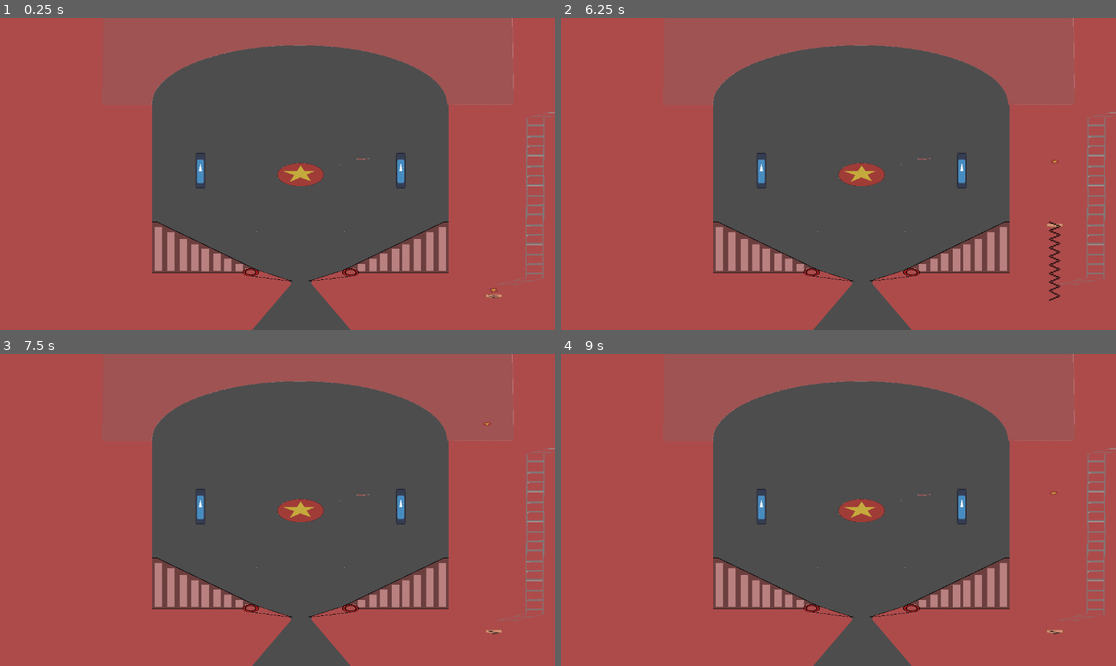
Above: before the commit, frames 1-4 (two rows, left to right).
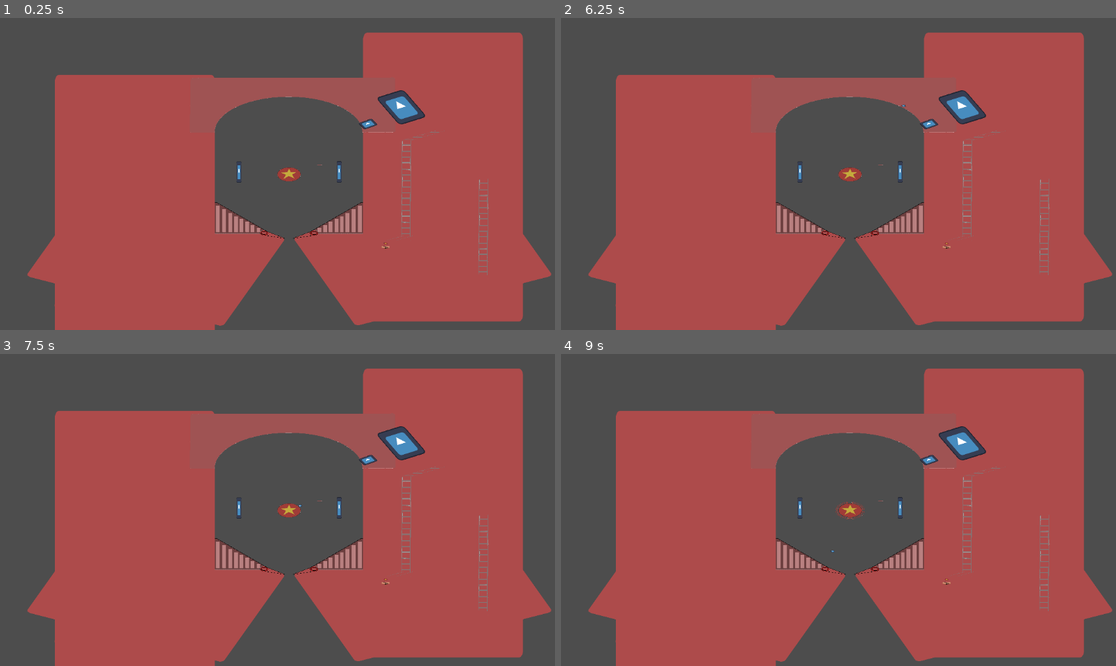
Above: after the commit, the same moments.

Repository: Chickenhatter/pinball
Game: Godot game, scene res://scenes/pinball.tscn
The game is run twice, just before and just after one commit, with the same random seed, the same clock (stepped at 60 frames per second) and the same inputs. The project has no main scene, so this scene is started directly. The engine's default icon, where the game draws it, is replaced by a stand-in: a white triangle on a blue panel in a dark square.
Inputs:
- Up to frame 1 (0.25 s): no input
- Up to frame 2 (6.25 s): tap Enter at 0.5, 2, 3.5 s; tap Space at 1.25, 2.75, 4.25 s
- Up to frame 3 (7.5 s): no input
- Up to frame 4 (9 s): no input

The runs differ from the first frame. In frame 1, 50% of the frame differs, in the area x 0-100%, y 0-100%; in frame 2, 50%; in frame 3, 50%; in frame 4, 50%.

Commit message:
Working on collision and making loop, seems done

Diff:
--- a/code/ball.gd
+++ b/code/ball.gd
@@ -76,6 +76,14 @@
 				velocity *= 4
 				$"../../bouncer/AnimatedSprite2D".play('default')
 	if Global.marble_go == true:
+		$".".set_collision_layer_value(1, true)
+		$".".set_collision_layer_value(2, true)
+		$".".set_collision_layer_value(3, true)
+		$".".set_collision_layer_value(4, true)
+		$".".set_collision_layer_value(5, true)
+		$".".set_collision_layer_value(6, true)
+		$".".set_collision_layer_value(7, true)
+		$".".set_collision_layer_value(8, true)
 		velocity.y = -60000 * delta
 		move_and_slide()
 		var collision: KinematicCollision2D = move_and_collide(velocity * delta)
@@ -125,6 +133,16 @@
 func _on_endswap_body_entered(body: Node2D) -> void:
 	if body.name == "Ballone":
 		restart()
+		$".".set_collision_layer_value(1, false)
+		$".".set_collision_layer_value(2, false)
+		$".".set_collision_layer_value(3, false)
+		$".".set_collision_layer_value(4, false)
+		$".".set_collision_layer_value(5, false)
+		$".".set_collision_layer_value(6, false)
+		$".".set_collision_layer_value(7, false)
+		$".".set_collision_layer_value(8, false)
+		$".".set_collision_layer_value(9, false)
+		$".".set_collision_mask_value(9, false)
 		game = false
 
 
--- a/code/balltwo.gd
+++ b/code/balltwo.gd
@@ -71,6 +71,14 @@
 				velocity *= 4
 				$"../../bouncer/AnimatedSprite2D".play('default')
 	if Global.marble_count == true:
+		$".".set_collision_layer_value(1, true)
+		$".".set_collision_layer_value(2, true)
+		$".".set_collision_layer_value(3, true)
+		$".".set_collision_layer_value(4, true)
+		$".".set_collision_layer_value(5, true)
+		$".".set_collision_layer_value(6, true)
+		$".".set_collision_layer_value(7, true)
+		$".".set_collision_layer_value(8, true)
 		velocity.y = -60000 * delta
 		move_and_slide()
 		var collision: KinematicCollision2D = move_and_collide(velocity * delta)
@@ -120,6 +128,16 @@
 func _on_endswap_body_entered(body: Node2D) -> void:
 	if body.name == "Balltwo":
 		restart()
+		$".".set_collision_layer_value(1, false)
+		$".".set_collision_layer_value(2, false)
+		$".".set_collision_layer_value(3, false)
+		$".".set_collision_layer_value(4, false)
+		$".".set_collision_layer_value(5, false)
+		$".".set_collision_layer_value(6, false)
+		$".".set_collision_layer_value(7, false)
+		$".".set_collision_layer_value(8, false)
+		$".".set_collision_layer_value(9, false)
+		$".".set_collision_mask_value(9, false)
 		game = false
 
 
@@ -132,13 +150,4 @@
 	game = false
 	call = false
 	vim = 1
-
-
-#$"../Ballone".set_collision_layer_value(1, false)
-#$"../Ballone".set_collision_layer_value(2, false)
-#$"../Ballone".set_collision_layer_value(3, false)
-#$"../Ballone".set_collision_layer_value(4, false)
-#$"../Ballone".set_collision_layer_value(5, false)
-#$"../Ballone".set_collision_layer_value(6, false)
-#$"../Ballone".set_collision_layer_value(7, false)
-#$"../Ballone".set_collision_layer_value(8, false)s
+	speed = 300
--- a/code/endswap.gd
+++ b/code/endswap.gd
@@ -10,12 +10,18 @@
 # Called every frame. 'delta' is the elapsed time since the previous frame.
 func _process(delta: float) -> void:
 	if pathmove == true:
-		$"../Path2D/PathFollow2D".progress_ratio += 0.001
+		$"../Path2D/PathFollow2D".progress_ratio += 0.004
 	if ballone_with == true:
 		$"../../Balls/Ballone".global_position = $"../Path2D/PathFollow2D".global_position
 		if $"../Path2D/PathFollow2D".progress_ratio > 0.98:
 			pathmove = false
 			ballone_with = false
+			$"../Path2D/PathFollow2D".progress_ratio = 0
+	if balltwo_with == true:
+		$"../../Balls/Balltwo".global_position = $"../Path2D/PathFollow2D".global_position
+		if $"../Path2D/PathFollow2D".progress_ratio > 0.98:
+			pathmove = false
+			balltwo_with = false
 			$"../Path2D/PathFollow2D".progress_ratio = 0
 
 
--- a/scenes/pinball.tscn
+++ b/scenes/pinball.tscn
@@ -127,7 +127,7 @@
 [node name="Balltwo" type="CharacterBody2D" parent="Node2D/Balls" unique_id=1214476775]
 z_index = 104
 position = Vector2(-608.7191, 251.76584)
-collision_layer = 255
+collision_layer = 0
 collision_mask = 255
 platform_floor_layers = 4294901760
 script = ExtResource("4_edg4w")
@@ -144,7 +144,7 @@
 
 [node name="Camera2D" type="Camera2D" parent="Node2D/Uniteractable scene" unique_id=239774827]
 scale = Vector2(2, 1)
-zoom = Vector2(1, 0.5)
+zoom = Vector2(0.5, 0.3)
 
 [node name="Pusher" type="Node2D" parent="Node2D" unique_id=2114673373]
 
@@ -269,8 +269,9 @@
 position = Vector2(547, -904)
 
 [node name="CollisionShape2D" type="CollisionShape2D" parent="Node2D/normal walls/wall8" unique_id=1912188531]
-position = Vector2(-206.68246, 406.69998)
-rotation = 0.5235988
+z_index = 102
+position = Vector2(-186, 369.00003)
+rotation = 0.21859676
 scale = Vector2(0.99999994, 0.99999994)
 shape = SubResource("RectangleShape2D_wd8n7")
 
@@ -346,13 +347,12 @@
 polygon = PackedVector2Array(415, -454, 515, -297, 578, -474)
 
 [node name="Sprite2D" type="Sprite2D" parent="Node2D/shoot/shoot_wall/CharacterBody2D3" unique_id=1769228728]
-visible = false
-position = Vector2(528.00006, -391.00003)
-rotation = -0.21118484
+position = Vector2(514, -461.99997)
+rotation = -0.47822723
+scale = Vector2(1, 1.6698146)
 texture = ExtResource("2_7us4m")
 
 [node name="Sprite2D2" type="Sprite2D" parent="Node2D/shoot/shoot_wall/CharacterBody2D3" unique_id=1833186175]
-visible = false
 position = Vector2(376, -346)
 rotation = -0.54105204
 scale = Vector2(0.505538, 0.39843655)
